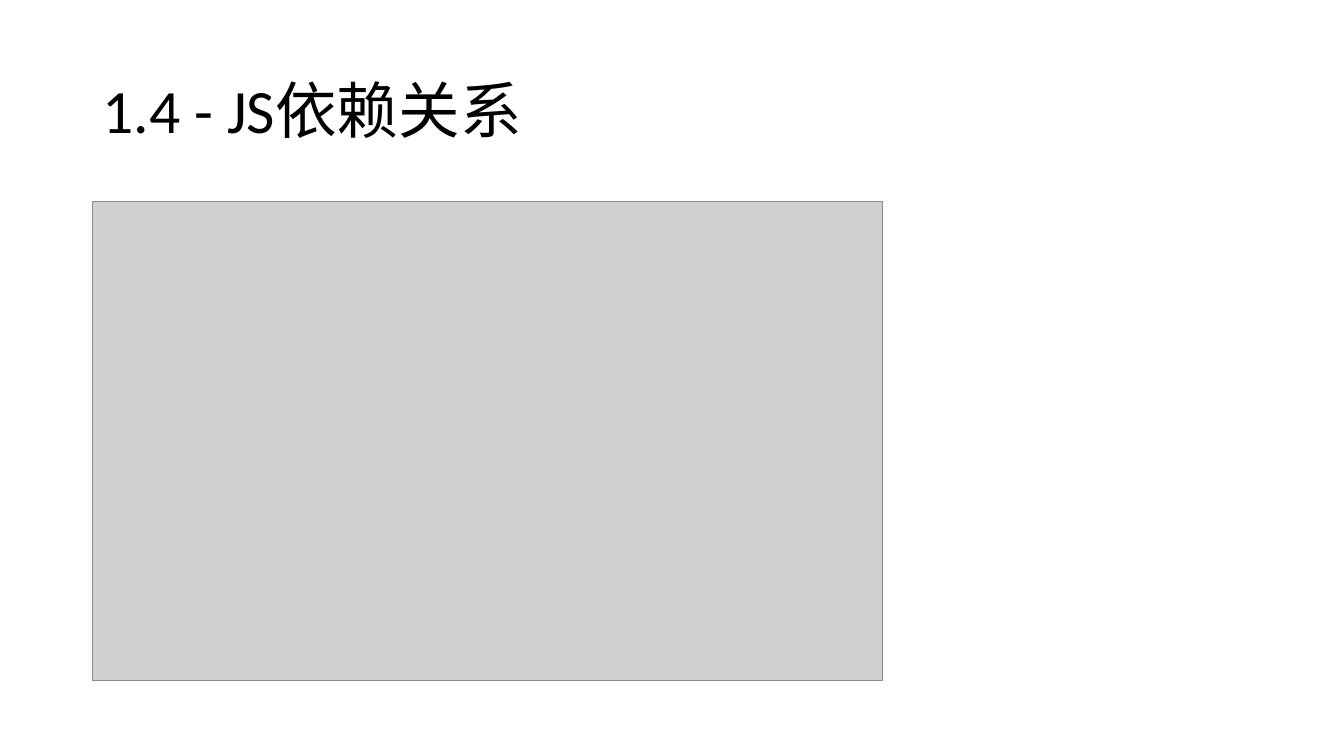
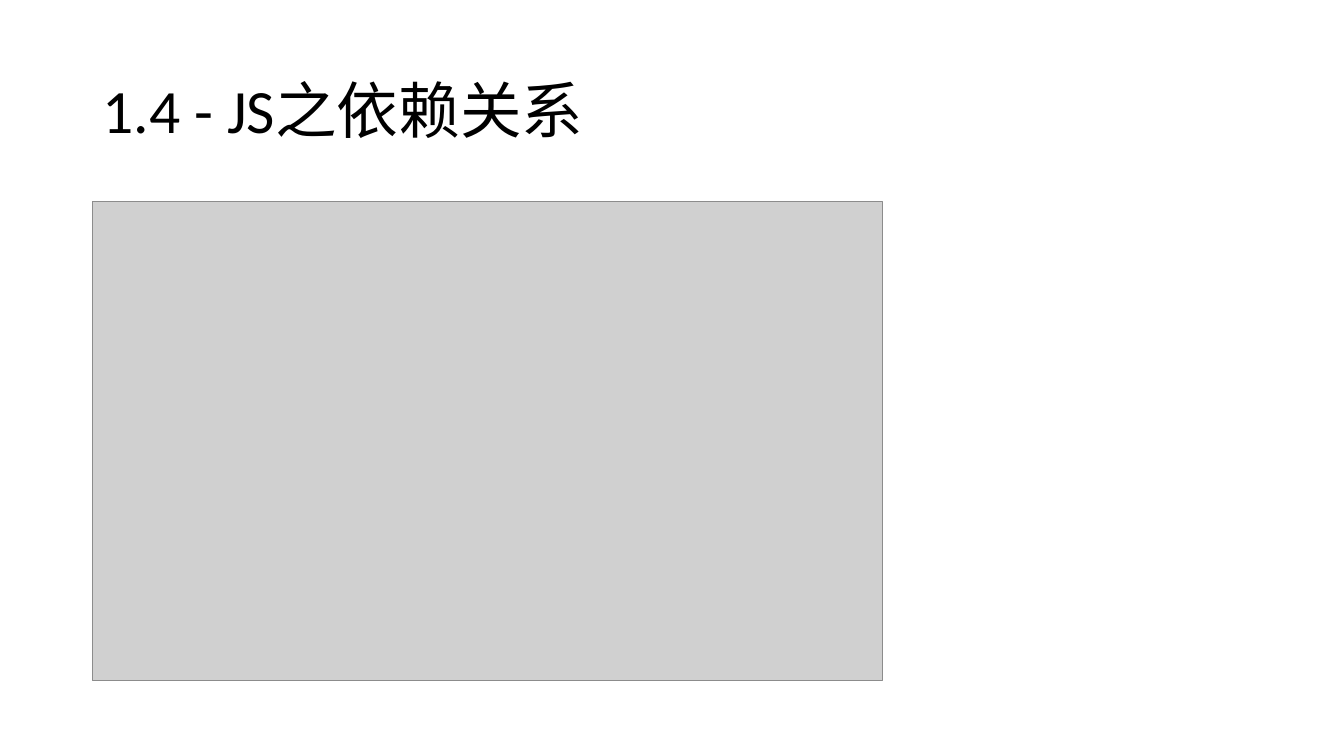
Before and after one commit to Cohen-Wang/workbench, a slide deck: slide 15 of cloud/webpack-ppt/培训 - webpack.pptx. Drawn at 1344x756 pixels with LibreOffice and Linux fonts; fonts in the diff are those of the drawing; grey boxes stand for pictures. Boxes give left, top, right and bottom in pixels: in the first picture for what was removed or moved away, otherwise in the second. Text is boxed around its words. In the diff, an @@ line names an element or a change of style, - is before the commit and + after.

```diff
--- a/cloud/webpack-ppt/培训 - webpack.pptx
+++ b/cloud/webpack-ppt/培训 - webpack.pptx
@@ title at (x1=102, y1=82, x2=583, y2=138): text changed @@
-1.4 - JS依赖关系
+1.4 - JS之依赖关系
```
Also in this commit, not shown: 1 other file.
